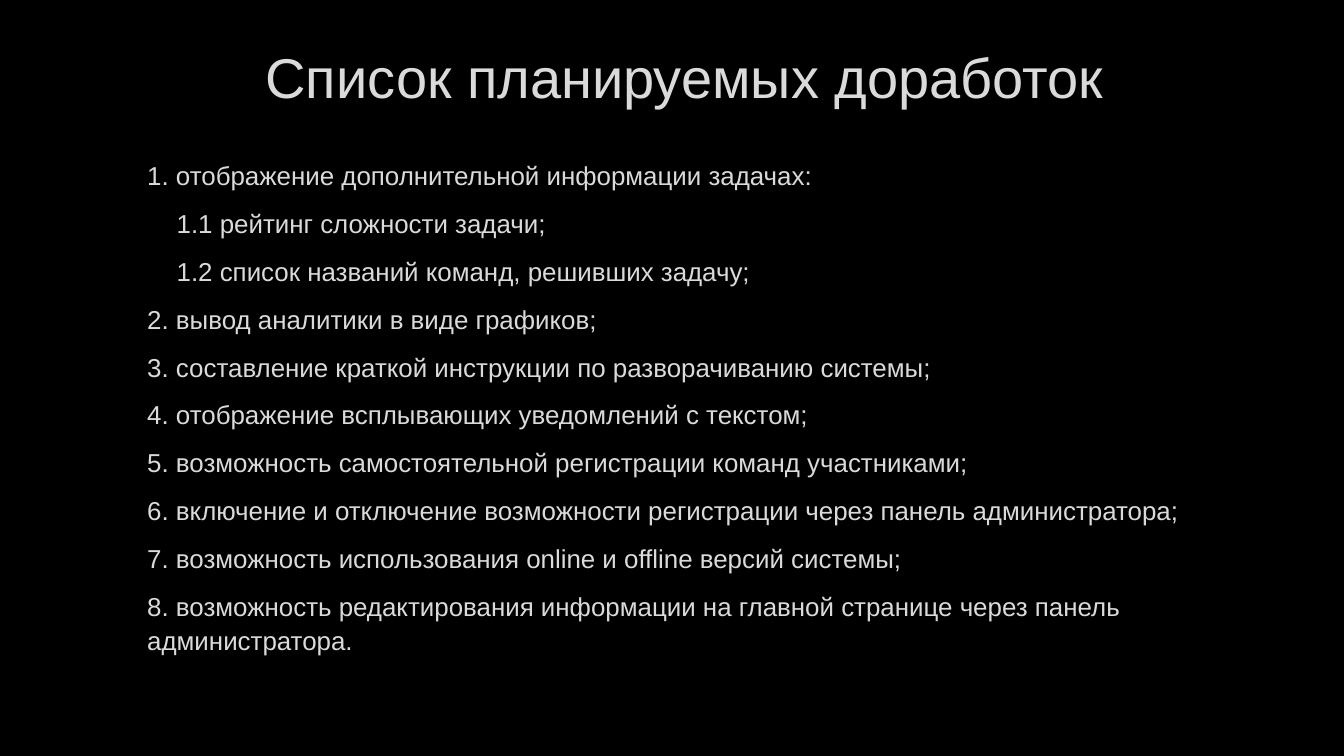
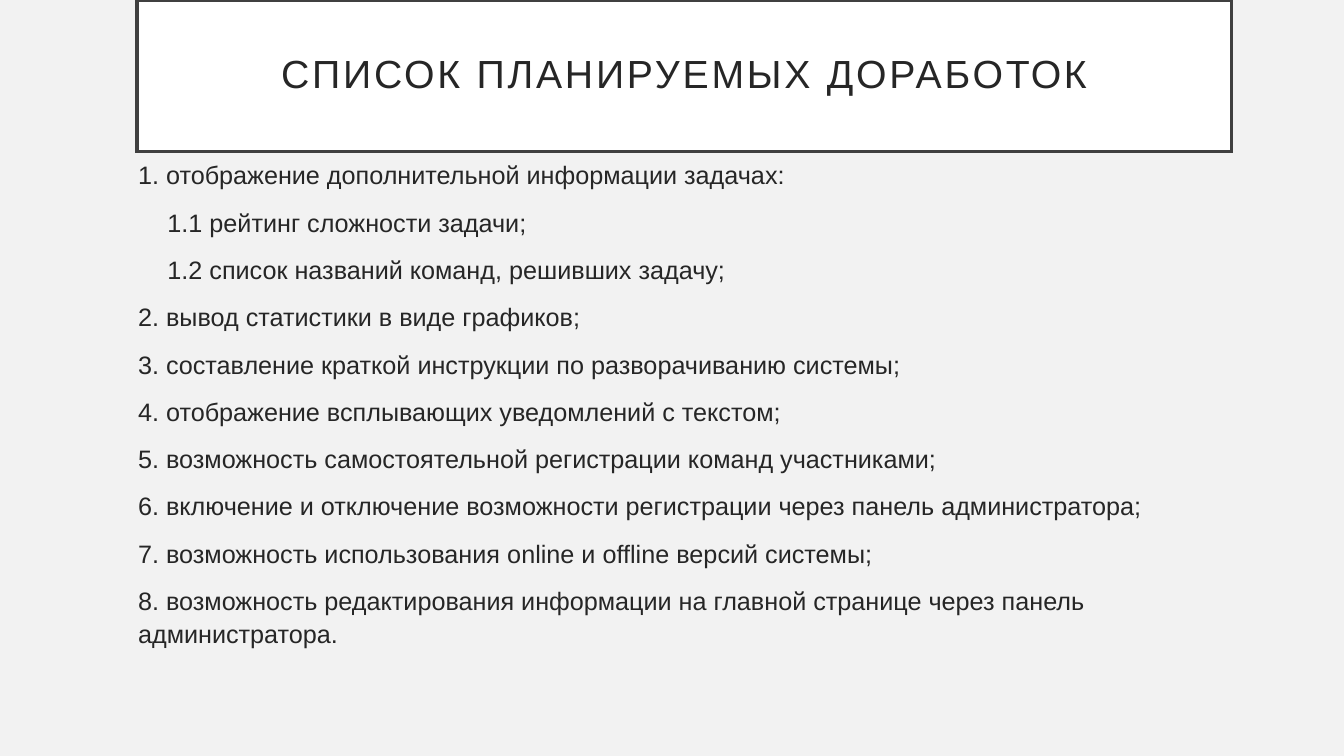
Before and after one commit to PolMarzia/diplom, a slide deck: slide 5 of Prez.pptx. Drawn at 1344x756 pixels with LibreOffice and Linux fonts; fonts in the diff are those of the drawing; background and template pictures are left out. Boxes give left, top, right and bottom in pixels: in the first picture for what was removed or moved away, otherwise in the second. Text is boxed around its words. In the diff, an @@ line names an element or a change of style, - is before the commit and + after.

```diff
--- a/Prez.pptx
+++ b/Prez.pptx
@@ background picture (left out) to #F2F2F2 @@
@@ title "СПИСОК ПЛАНИРУЕМЫХ ДОРАБОТОК": place and size @@
-title "СПИСОК ПЛАНИРУЕМЫХ ДОРАБОТОК" at <box>266,57,1104,108</box>
+title "СПИСОК ПЛАНИРУЕМЫХ ДОРАБОТОК" at <box>137,1,1232,152</box>
@@ title "СПИСОК ПЛАНИРУЕМЫХ ДОРАБОТОК" at <box>137,1,1232,152</box>: fill none to #FFFFFF; outline none to #404040 2.5 pt @@
@@ title at <box>281,60,1087,96</box>: text changed; size 40 to 28 pt; text colour #DADADA to #262626 @@
-Список планируемых доработок
+СПИСОК ПЛАНИРУЕМЫХ ДОРАБОТОК
@@ text "1. отображение дополнительной информации задачах:": place and size @@
-text "1. отображение дополнительной информации задачах:" at <box>147,165,1178,656</box>
+text "1. отображение дополнительной информации задачах:" at <box>138,165,1141,649</box>
@@ text at <box>138,165,1141,649</box>: size 18.5 to 18 pt, text colour #DADADA to #262626, letter outline #404040 0.75 pt to none @@
@@ text at <box>138,307,580,332</box>: text changed; size 18.5 to 18 pt; text colour #DADADA to #262626 @@
-2. вывод аналитики в виде графиков;
+2. вывод статистики в виде графиков;
```
Also in this commit, not shown: 15 other slides changed, 2 other files.
